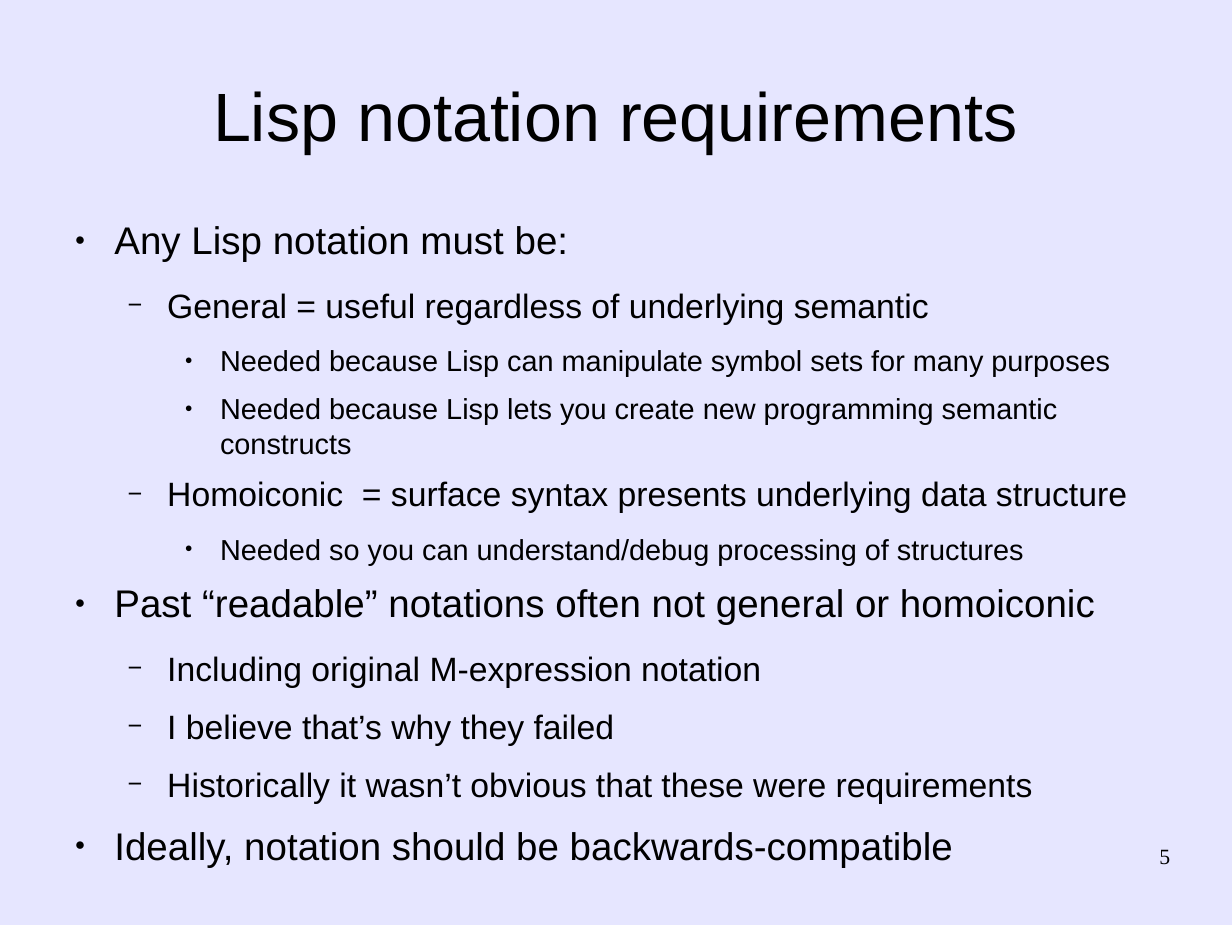
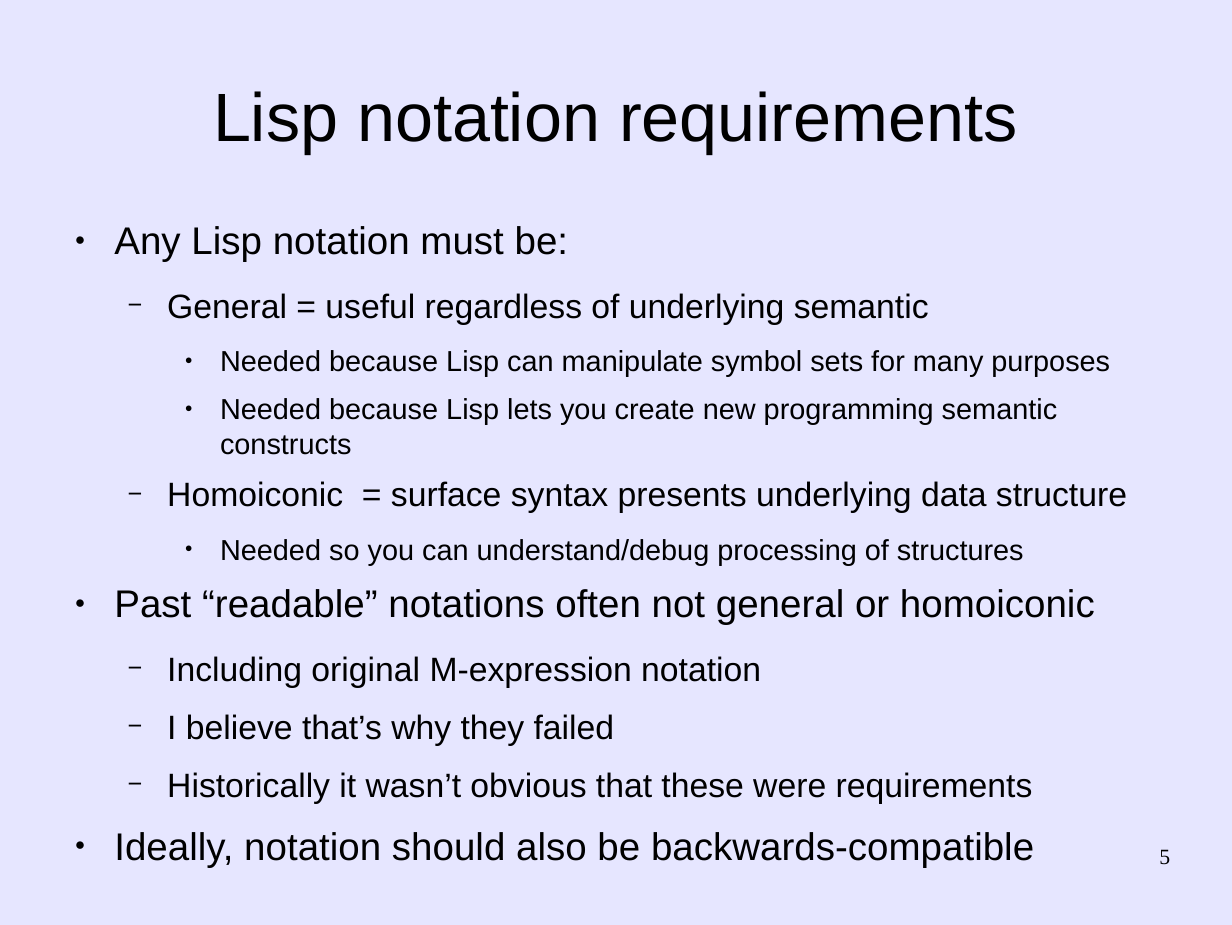
Before and after one commit to martin12333/Readable-Lisp-S-expressions, a slide deck: slide 5 of readable-s-expressions.odp. Drawn at 1232x925 pixels with LibreOffice and Linux fonts; fonts in the diff are those of the drawing. Boxes give left, top, right and bottom in pixels: in the first picture for what was removed or moved away, otherwise in the second. Text is boxed around its words. In the diff, an @@ line names an element or a change of style, - is before the commit and + after.

Commit message:
readable-s-expressions.odp: More Common Lisp info, nicer formatting

```diff
--- a/readable-s-expressions.odp
+++ b/readable-s-expressions.odp
@@ text at bbox=[114, 832, 1034, 867]: text changed @@
-● Ideally, notation should be backwards-compatible
+● Ideally, notation should also be backwards-compatible
```
Also in this commit, not shown: 5 other slides changed, 1 slide added.
